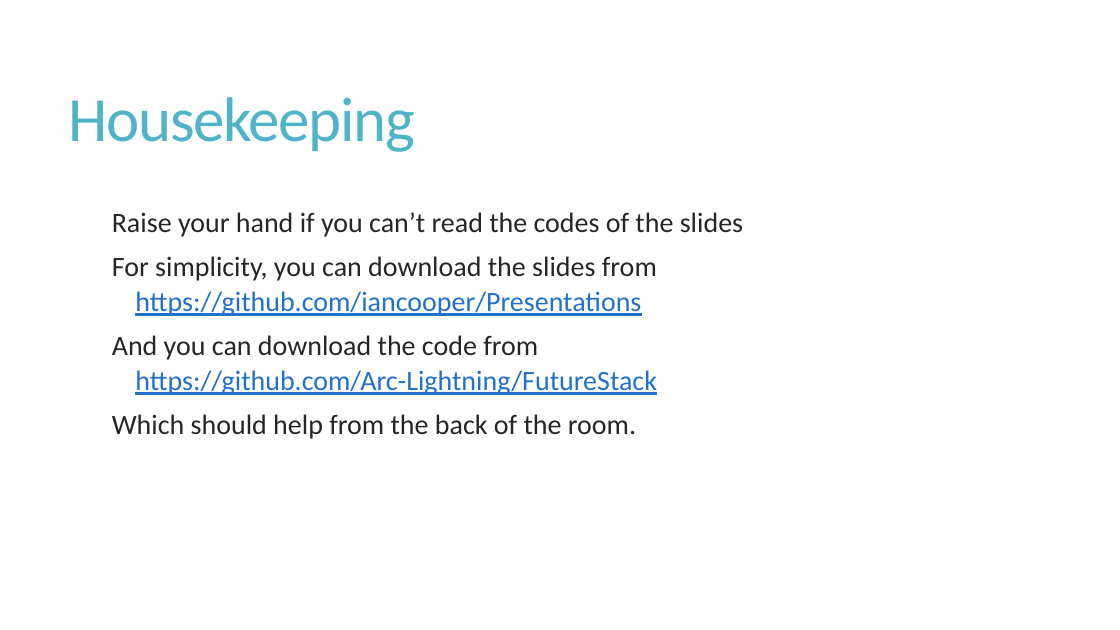
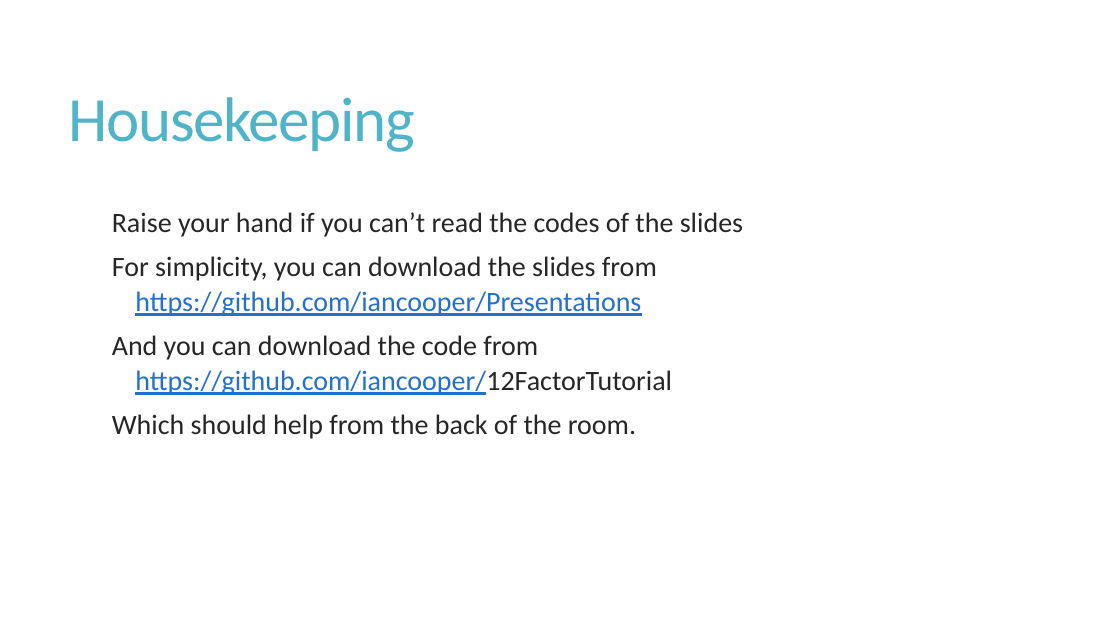
Before and after one commit to iancooper/Presentations, a slide deck: slide 5 of 12-factor apps in .NET (Short).pptx. Drawn at 1120x630 pixels with LibreOffice and Linux fonts; fonts in the diff are those of the drawing. Boxes give left, top, right and bottom in pixels: in the first picture for what was removed or moved away, otherwise in the second. Text is boxed around its words. In the diff, an @@ line names an element or a change of style, - is before the commit and + after.

```diff
--- a/12-factor apps in .NET (Short).pptx
+++ b/12-factor apps in .NET (Short).pptx
@@ text at [135, 370, 672, 395]: text changed @@
-    https://github.com/Arc-Lightning/FutureStack
+    https://github.com/iancooper/12FactorTutorial
```
Also in this commit, not shown: 2 other slides changed, 4 slides added, 1 slide removed.
